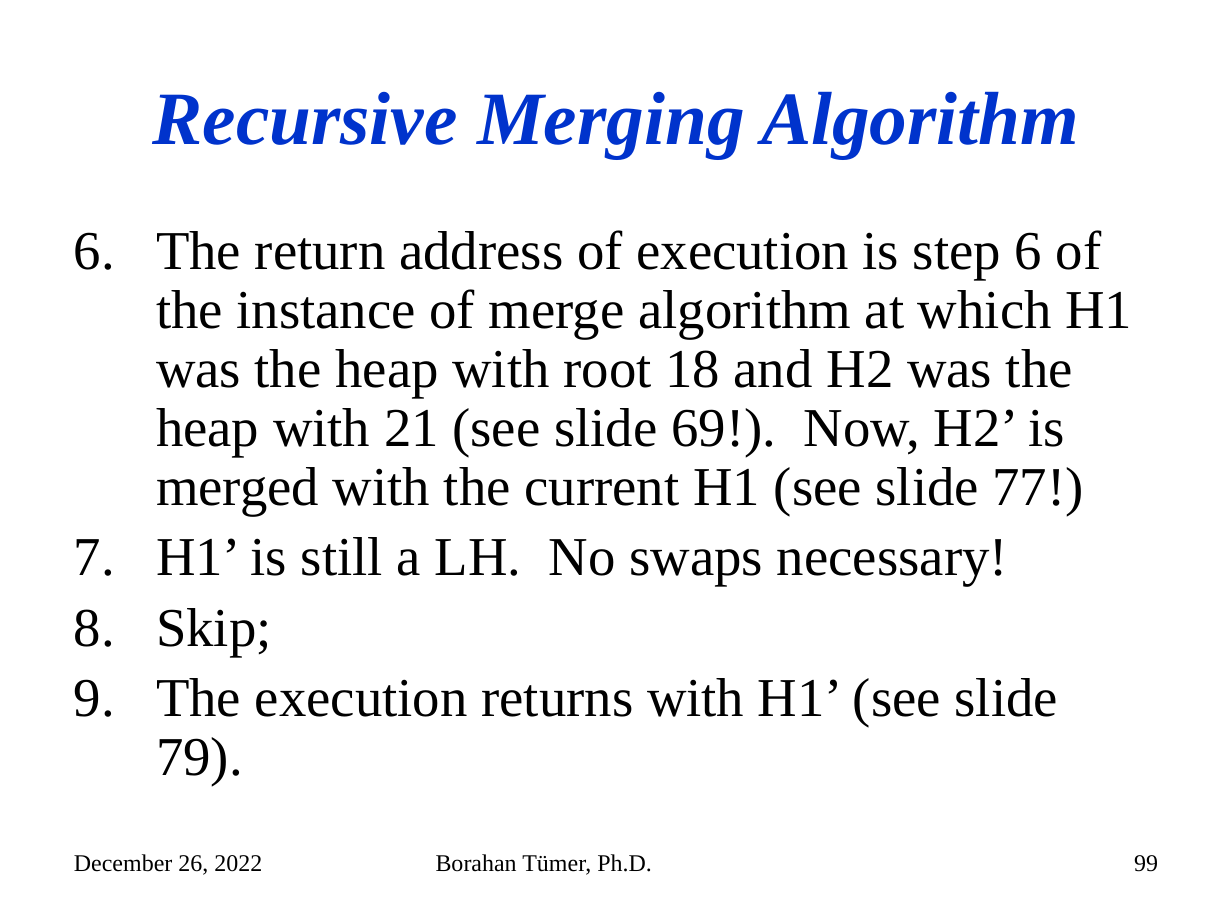
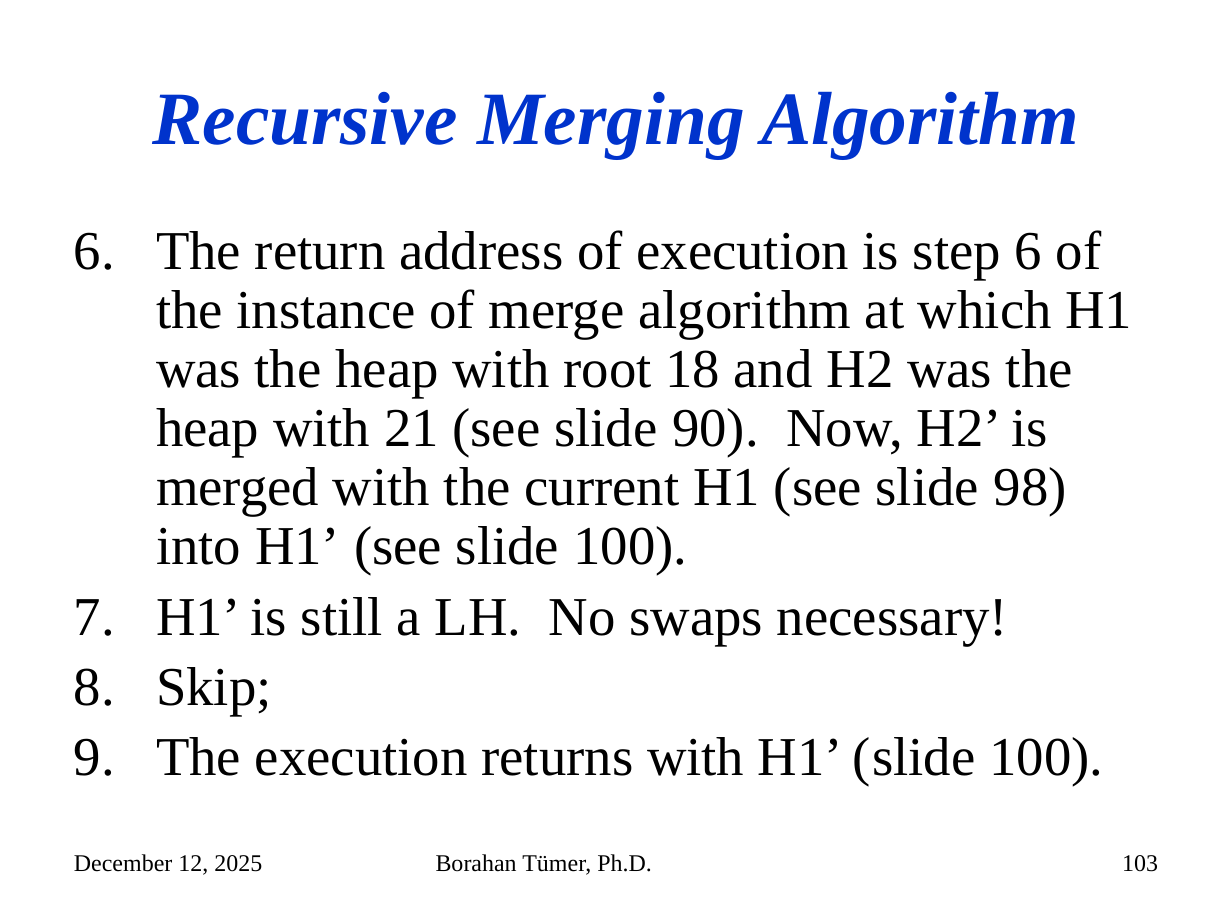
Before and after one commit to mehmetkayacse/cse225, a slide deck: slide 103 of files/Week8.pptx (slide 99 before the commit). Drawn at 1232x924 pixels with LibreOffice and Linux fonts; fonts in the diff are those of the drawing. Boxes give left, top, right and bottom in pixels: in the first picture for what was removed or moved away, otherwise in the second. Text is boxed around its words. In the diff, an @@ line names an element or a change of style, - is before the commit and + after.

```diff
--- a/files/Week8.pptx
+++ b/files/Week8.pptx
@@ text at (156, 230, 1132, 575): text changed @@
-6. The return address of execution is step 6 of the instance of merge algorithm at which H1 was the heap with root 18 and H2 was the heap with 21 (see slide 69!). Now, H2’ is merged with the current H1 (see slide 77!)
+6. The return address of execution is step 6 of the instance of merge algorithm at which H1 was the heap with root 18 and H2 was the heap with 21 (see slide 90). Now, H2’ is merged with the current H1 (see slide 98) into H1’ (see slide 100).
@@ text at (156, 737, 1103, 786): text changed @@
-9. The execution returns with H1’ (see slide 79).
+9. The execution returns with H1’ (slide 100).
@@ text at (74, 854, 262, 875): text changed @@
-December 26, 2022
+December 12, 2025
@@ page number at (1122, 855, 1158, 872): text changed @@
-99
+103
```
Also in this commit, not shown: 140 other slides changed, 4 slides added.
